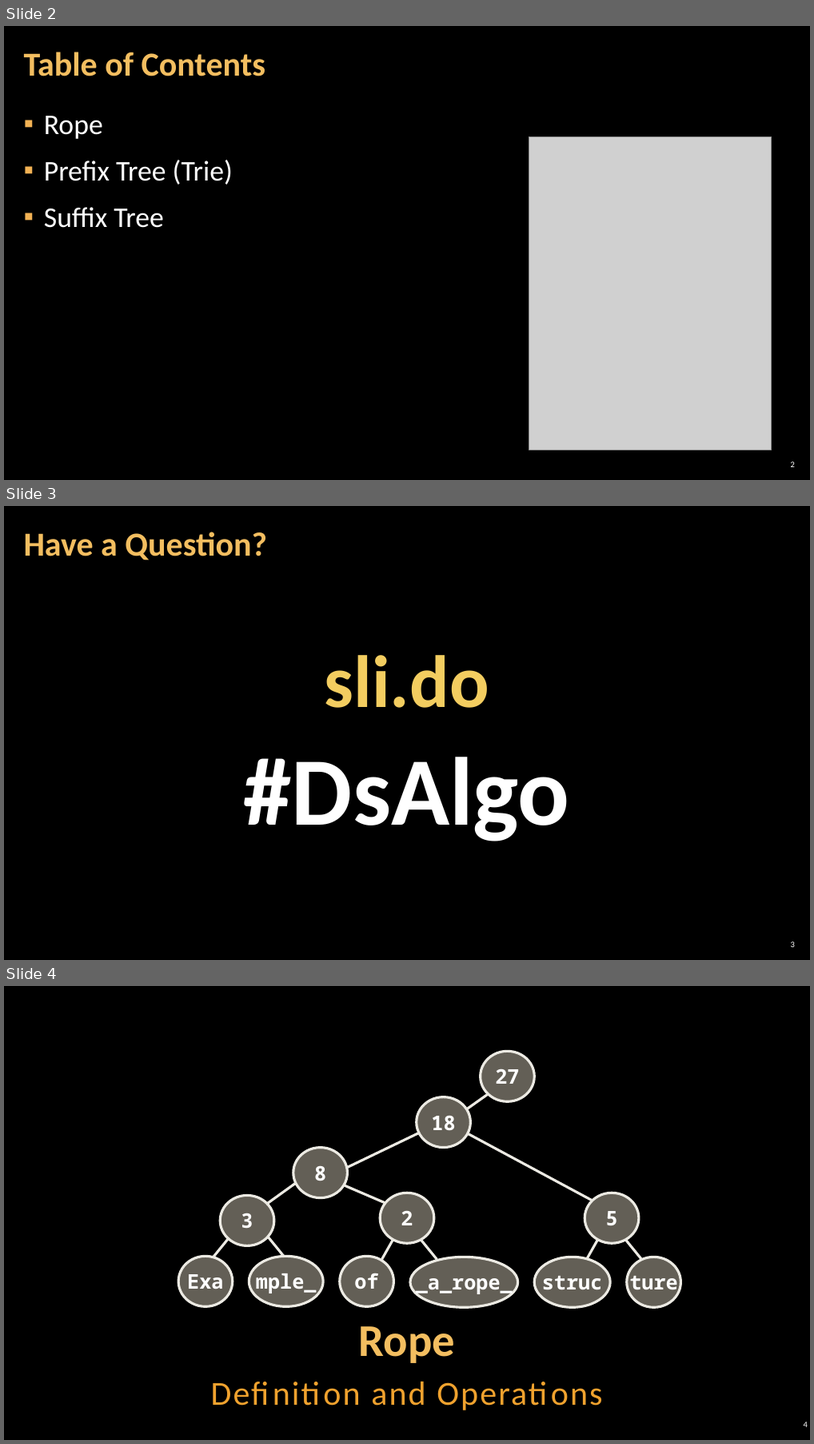
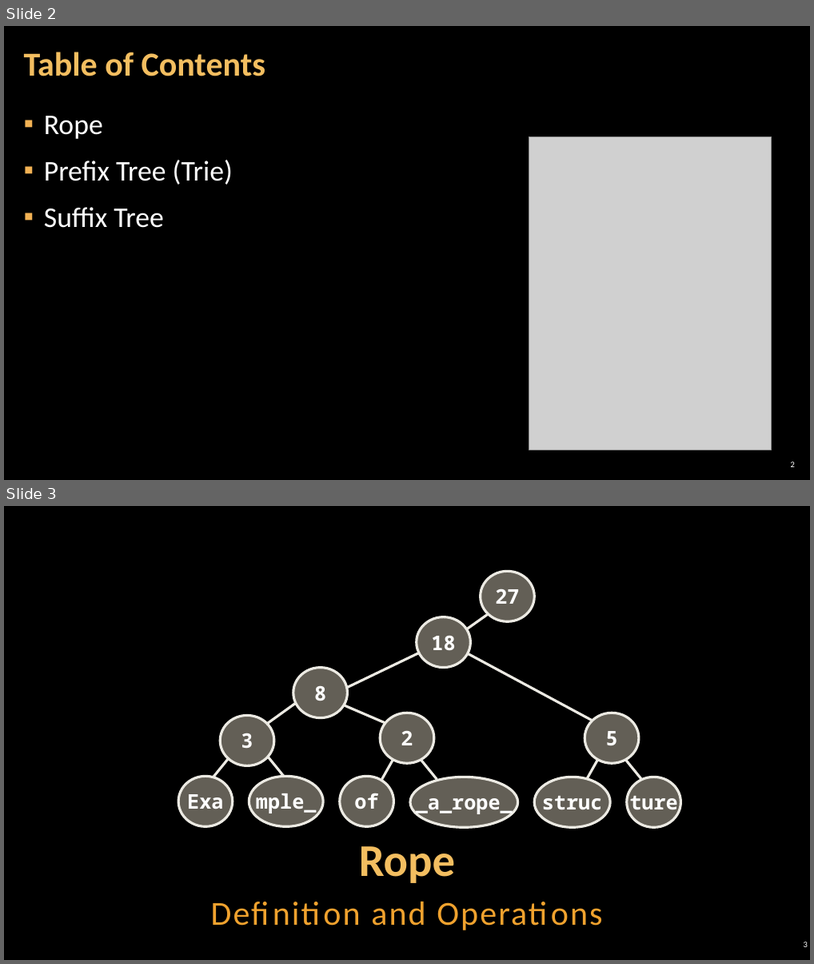
Before and after one commit to astambi/Data-Structures, a slide deck: 00-Resources/08. Data-Structures-Ropes-and-Tries.pptx. Shown one above the other, each under a label of ours: slides 2, 3 and 4 before the commit, slides 2 and 3 after it. The pictures are 814x1444 and 814x964 pixels, drawn with LibreOffice and Linux fonts; fonts in the diff are those of the drawing; grey boxes stand for pictures; background and template pictures are left out. Boxes give left, top, right and bottom in pixels: in the first picture for what was removed or moved away, otherwise in the second. Text is boxed around its words. In the diff, an @@ line names an element or a change of style, - is before the commit and + after.

```diff
--- a/00-Resources/08. Data-Structures-Ropes-and-Tries.pptx
+++ b/00-Resources/08. Data-Structures-Ropes-and-Tries.pptx
@@ slide 3 removed at (4, 506, 810, 960), background picture (left out) @@
@@ title removed at (24, 532, 267, 560) @@
-Have a Question?
@@ text removed at (244, 655, 570, 841) @@
-sli.do
-#DsAlgo
@@ page number removed at (791, 941, 795, 947) @@
-3
@@ what was slide 4 is now slide 3 @@
@@ page number at (804, 941, 808, 947): text changed @@
-4
+3
```
Also in this commit, not shown: 3 other slides removed, 2 other files.
